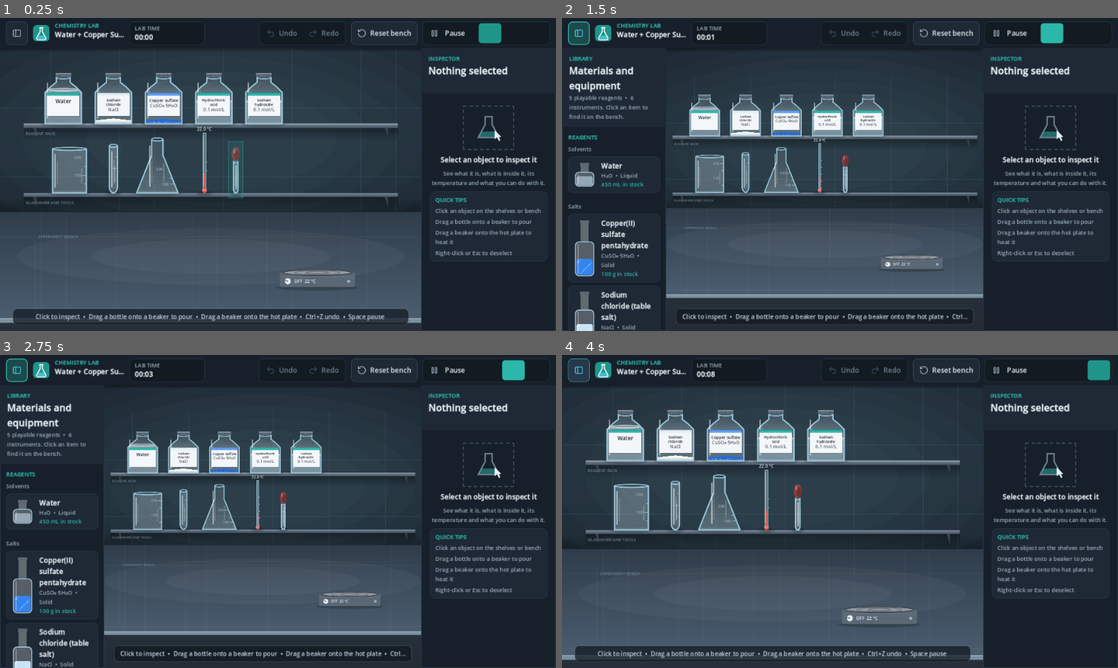
Above: before the commit, frames 1-4 (two rows, left to right).
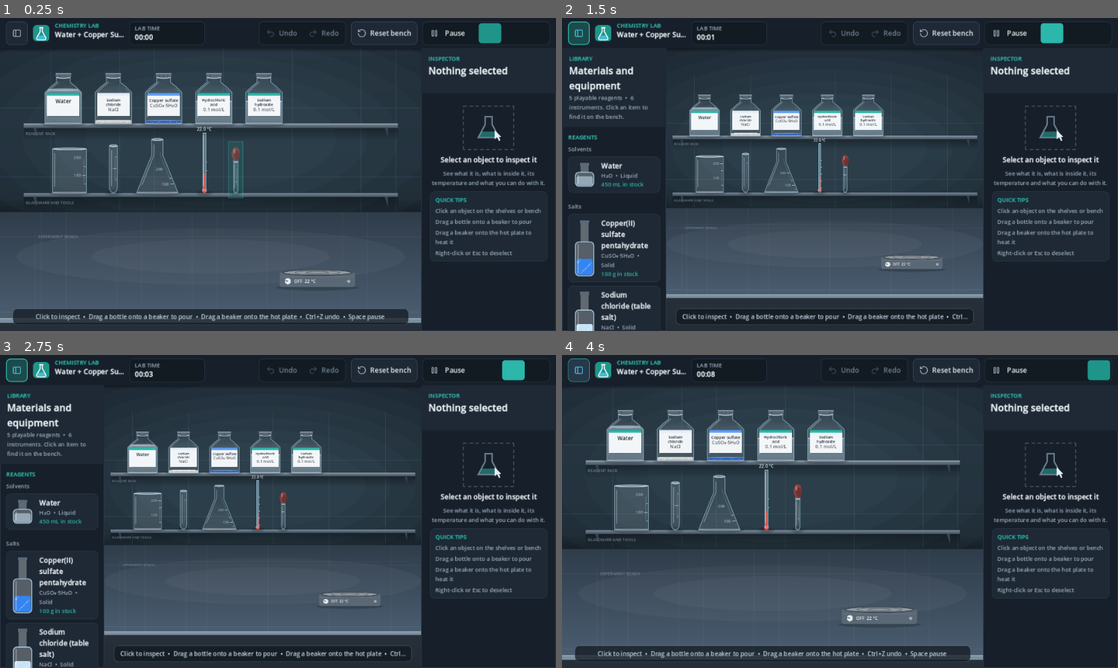
Above: after the commit, the same moments.

Repository: KareemMohammadeen/chemistry-lab-2d
Game: Godot game, scene res://scenes/main.tscn
Two runs of this game, one before a commit and one after it. Both use one fixed random seed, a clock stepped at 60 frames per second and the inputs below.
Inputs (mouse positions are in pixels of both pictures, inside the frame that each line leads up to):
- Up to frame 1 (0.25 s): no input
- Up to frame 2 (1.5 s): click (578, 33) at 0.5 s; click (1051, 33) at 1.27 s
- Up to frame 3 (2.75 s): click (511, 370) at 2.02 s
- Up to frame 4 (4 s): click (1101, 370) at 2.77 s; click (578, 370) at 3.5 s

The runs differ from the first frame. In frame 1, 2.2% of the frame differs, in the area x 7-51%, y 18-57%; in frame 2, 1.4%; in frame 3, 1.4%; in frame 4, 2.2%.

Commit message:
Redesign vessel glass and contents rendering

Diff:
--- a/scripts/ui/equipment_view.gd
+++ b/scripts/ui/equipment_view.gd
@@ -322,26 +322,110 @@
 		_draw_steam(vessel.temperature_c, top)
 
 
-## Glass is denser toward its edges, clearer in the middle.
+## The body is almost clear in the centre and gains a restrained cool tint near the walls.
+## This keeps the liquid readable without turning every vessel into an opaque cartoon prop.
 func _glass_colors(polygon: PackedVector2Array) -> PackedColorArray:
 	var widest := maxf(VesselGeometry.max_half_width(_profile), 1.0)
+	var top := maxf(VesselGeometry.top_height(_profile), 1.0)
 	var colors := PackedColorArray()
 	for point in polygon:
-		colors.append(Color(GLASS_TINT, lerpf(0.07, 0.28, clampf(absf(point.x) / widest, 0.0, 1.0))))
+		var edge := clampf(absf(point.x) / widest, 0.0, 1.0)
+		var vertical := clampf(absf(point.y) / top, 0.0, 1.0)
+		var alpha := 0.035 + pow(edge, 1.6) * 0.105 + vertical * 0.018
+		colors.append(Color(GLASS_TINT, alpha))
 	return colors
 
 
+## A narrow ribbon follows the vessel profile instead of using a fixed X coordinate.
+## Every generated point is inset from the actual wall, so reflections cannot stick out
+## of a tapered neck or a narrow test tube.
+func _wall_ribbon(top: float, from_fraction: float, to_fraction: float, side: float,
+		inset: float, ribbon_width: float) -> PackedVector2Array:
+	var outside := PackedVector2Array()
+	var inside := PackedVector2Array()
+	if top <= 0.0 or to_fraction <= from_fraction or side == 0.0:
+		return PackedVector2Array()
+	const SAMPLES := 14
+	for index in range(SAMPLES + 1):
+		var fraction := lerpf(from_fraction, to_fraction, float(index) / float(SAMPLES))
+		var height := top * fraction
+		var half_width_at_height := VesselGeometry.half_width_at(_profile, height)
+		if half_width_at_height <= inset + ribbon_width + 0.75:
+			return PackedVector2Array()
+		var edge_x := side * (half_width_at_height - inset)
+		outside.append(Vector2(edge_x, -height))
+		inside.append(Vector2(edge_x - side * ribbon_width, -height))
+	var polygon := outside
+	for index in range(inside.size() - 1, -1, -1):
+		polygon.append(inside[index])
+	return polygon
+
+
+## Fine edge highlights sample the real profile at every point. The inset is always
+## larger than half the stroke width, keeping the stroke inside the glass silhouette.
+func _wall_reflection_line(top: float, from_fraction: float, to_fraction: float,
+		side: float, inset: float) -> PackedVector2Array:
+	var points := PackedVector2Array()
+	if top <= 0.0 or to_fraction <= from_fraction:
+		return points
+	const SAMPLES := 18
+	for index in range(SAMPLES + 1):
+		var fraction := lerpf(from_fraction, to_fraction, float(index) / float(SAMPLES))
+		var height := top * fraction
+		var half_width_at_height := VesselGeometry.half_width_at(_profile, height)
+		if half_width_at_height <= inset + 0.8:
+			return PackedVector2Array()
+		points.append(Vector2(side * (half_width_at_height - inset), -height))
+	return points
+
+
 func _draw_glass_details(top: float) -> void:
-	var wall := float(_equipment.visual.get("wall_px", 3.0))
-	draw_polygon(VesselGeometry.slice_polygon(_profile, 0.0, 6.0), _uniform_colors(VesselGeometry.slice_polygon(_profile, 0.0, 6.0), Color(LabColors.GLASS_EDGE, 0.22)))
-	draw_polyline(VesselGeometry.wall_polyline(_profile), LabColors.GLASS_EDGE, wall, true)
-	var rim_width := VesselGeometry.half_width_at(_profile, top)
-	var rim := _ellipse(Vector2(0.0, -top), rim_width, RIM_HEIGHT)
-	draw_polyline(_closed(rim), LabColors.GLASS_EDGE, 2.0, true)
-	var inset := VesselGeometry.half_width_at(_profile, top * 0.5) - wall - 5.0
-	draw_line(Vector2(-inset, -top * 0.12), Vector2(-inset, -top * 0.88), Color(1.0, 1.0, 1.0, 0.55), 3.0, true)
-	draw_line(Vector2(-inset + 7.0, -top * 0.2), Vector2(-inset + 7.0, -top * 0.7), Color(1.0, 1.0, 1.0, 0.2), 2.0, true)
-	draw_line(Vector2(inset * 0.85, -top * 0.22), Vector2(inset * 0.85, -top * 0.55), Color(1.0, 1.0, 1.0, 0.25), 2.0, true)
+	if top <= 0.0:
+		return
+	var maximum_width := VesselGeometry.max_half_width(_profile)
+	var wall := clampf(float(_equipment.visual.get("wall_px", 2.0)), 1.0, 2.0)
+
+	# A quiet foot tint adds thickness to the base without creating an opaque bottom bar.
+	var foot_height := minf(5.0, maxf(top * 0.045, 1.5))
+	var foot := VesselGeometry.slice_polygon(_profile, 0.0, foot_height)
+	draw_polygon(foot, _uniform_colors(foot, Color(GLASS_TINT, 0.12)))
+
+	# The silhouette uses a soft cool edge, followed by a finer inner highlight.
+	var wall_line := VesselGeometry.wall_polyline(_profile)
+	draw_polyline(wall_line, Color(0.30, 0.48, 0.58, 0.58), wall, true)
+	draw_polyline(wall_line, Color(0.92, 0.98, 1.0, 0.38), 0.75, true)
+
+	# The opening is a shallow glass lip with a second inset ellipse, not a thick cartoon ring.
+	var rim_width := maxf(VesselGeometry.half_width_at(_profile, top) - 1.0, 0.5)
+	var outer_rim := _ellipse(Vector2(0.0, -top), rim_width, RIM_HEIGHT * 0.62)
+	draw_colored_polygon(outer_rim, Color(GLASS_TINT, 0.08))
+	draw_polyline(_closed(outer_rim), Color(0.78, 0.91, 0.98, 0.72), 1.35, true)
+	var inner_rim := _ellipse(Vector2(0.0, -top + 0.7),
+		maxf(rim_width - maxf(wall * 1.35, 1.5), 0.5), RIM_HEIGHT * 0.28)
+	draw_polyline(_closed(inner_rim), Color(1.0, 1.0, 1.0, 0.34), 0.75, true)
+
+	# Side refractions adapt to narrow tubes, wide beakers and the tapered flask shoulder.
+	var inset := 1.9 if maximum_width < 12.0 else 4.2
+	var ribbon_width := 0.85 if maximum_width < 12.0 else 2.2
+	var left_ribbon := _wall_ribbon(top, 0.13, 0.91, -1.0, inset, ribbon_width)
+	if not left_ribbon.is_empty():
+		draw_colored_polygon(left_ribbon, Color(1.0, 1.0, 1.0, 0.075 if maximum_width < 12.0 else 0.095))
+	var right_ribbon := _wall_ribbon(top, 0.20, 0.79, 1.0, inset + 1.8, ribbon_width * 0.62)
+	if not right_ribbon.is_empty():
+		draw_colored_polygon(right_ribbon, Color(1.0, 1.0, 1.0, 0.035))
+
+	var left_edge := _wall_reflection_line(top, 0.15, 0.90, -1.0, inset + ribbon_width + 0.9)
+	if not left_edge.is_empty():
+		draw_polyline(left_edge, Color(1.0, 1.0, 1.0, 0.32), 1.05, true)
+	var secondary_edge := _wall_reflection_line(top, 0.24, 0.76, 1.0, inset + ribbon_width + 2.0)
+	if not secondary_edge.is_empty():
+		draw_polyline(secondary_edge, Color(1.0, 1.0, 1.0, 0.16), 0.75, true)
+
+	# A small base caustic is only drawn when the vessel is wide enough to contain it.
+	var base_width := VesselGeometry.half_width_at(_profile, 0.0)
+	if base_width > 5.0:
+		var base_glint := _ellipse(Vector2(0.0, -1.8), base_width - 3.0, 1.35)
+		draw_polyline(_closed(base_glint), Color(1.0, 1.0, 1.0, 0.22), 0.8, true)
 
 
 func _uniform_colors(polygon: PackedVector2Array, color: Color) -> PackedColorArray:
@@ -361,16 +445,38 @@
 
 
 func _draw_liquid(level_height: float, vessel: VesselState, heat: float) -> void:
+	if level_height <= 0.5:
+		return
 	var body := VesselGeometry.slice_polygon(_profile, 0.0, level_height)
-	var deep := _shown_color.darkened(0.16)
-	var light := _shown_color.lightened(0.1)
+	var deep := _shown_color.darkened(0.22)
+	var light := _shown_color.lightened(0.08)
 	var colors := PackedColorArray()
 	for point in body:
-		colors.append(deep.lerp(light, clampf(-point.y / level_height, 0.0, 1.0)))
+		var vertical := clampf(-point.y / maxf(level_height, 0.01), 0.0, 1.0)
+		colors.append(deep.lerp(light, vertical))
 	draw_polygon(body, colors)
-	var surface_width := VesselGeometry.half_width_at(_profile, level_height)
-	draw_colored_polygon(_ellipse(Vector2(0.0, -level_height), surface_width, RIM_HEIGHT * 0.9), Color(light, minf(_shown_color.a, 0.75)).lightened(0.12))
-	draw_polyline(_closed(_ellipse(Vector2(0.0, -level_height), surface_width, RIM_HEIGHT * 0.9)), Color(1.0, 1.0, 1.0, 0.5), 1.5, true)
+
+	# A restrained meniscus and inner contour make the liquid read as a volume inside glass.
+	var surface_width := maxf(VesselGeometry.half_width_at(_profile, level_height) - 1.1, 0.5)
+	var surface_height := RIM_HEIGHT * 0.58
+	var surface := _ellipse(Vector2(0.0, -level_height), surface_width, surface_height)
+	draw_colored_polygon(surface, Color(light, minf(maxf(_shown_color.a, 0.18), 0.48)))
+	draw_polyline(_closed(surface), Color(1.0, 1.0, 1.0, 0.38), 1.0, true)
+	var inner_surface := _ellipse(Vector2(0.0, -level_height + 0.45),
+		surface_width * 0.78, surface_height * 0.34)
+	draw_polyline(_closed(inner_surface), Color(deep, 0.34), 0.75, true)
+
+	# Reflections on the liquid stay inside the liquid boundary and follow tapered walls.
+	var maximum_width := VesselGeometry.max_half_width(_profile)
+	var inset := 1.4 if maximum_width < 12.0 else 4.4
+	var band_width := 0.65 if maximum_width < 12.0 else 1.1
+	var left_reflection := _wall_ribbon(level_height, 0.30, 0.88, -1.0, inset, band_width)
+	if not left_reflection.is_empty():
+		draw_colored_polygon(left_reflection, Color(1.0, 1.0, 1.0, 0.105))
+	var right_reflection := _wall_ribbon(level_height, 0.38, 0.82, 1.0, inset + 1.2, band_width * 0.55)
+	if not right_reflection.is_empty():
+		draw_colored_polygon(right_reflection, Color(1.0, 1.0, 1.0, 0.045))
+
 	if heat > 0.05:
 		_draw_convection(level_height, heat)
 	if HeatSystem.is_boiling(vessel, _sim.database):
@@ -392,31 +498,72 @@
 func _draw_bubbles(level_height: float) -> void:
 	var time_s := _seconds()
 	for index in range(BUBBLE_COUNT * 2):
-		var phase := fmod(time_s * 0.9 + float(index) * 0.31, 1.0)
-		var bubble_height := phase * level_height
-		var width := VesselGeometry.half_width_at(_profile, bubble_height) * 0.78
-		var x := sin(float(index) * 2.3 + time_s * 1.3) * width
-		var radius := 2.0 + float(index % 3)
-		draw_circle(Vector2(x, -bubble_height), radius, Color(1.0, 1.0, 1.0, 0.18))
-		draw_arc(Vector2(x, -bubble_height), radius, 0.0, TAU, 12, Color(1.0, 1.0, 1.0, 0.6), 1.0, true)
+		var phase := fposmod(time_s * 0.9 + float(index) * 0.31, 1.0)
+		var approximate_width := VesselGeometry.half_width_at(_profile, level_height * 0.5)
+		var radius := minf(2.0 + float(index % 3), maxf(approximate_width - 1.0, 1.0))
+		var usable_height := maxf(level_height - radius * 2.0 - 2.0, 0.0)
+		var bubble_height := radius + 1.0 + phase * usable_height
+		var local_width := VesselGeometry.half_width_at(_profile, bubble_height)
+		var horizontal_limit := maxf(local_width - radius - 1.0, 0.0)
+		var x := sin(float(index) * 2.3 + time_s * 1.3) * horizontal_limit * 0.62
+		var centre := Vector2(x, -bubble_height)
+		draw_circle(centre, radius, Color(1.0, 1.0, 1.0, 0.14))
+		draw_arc(centre, radius, 0.0, TAU, 12, Color(1.0, 1.0, 1.0, 0.54), 0.9, true)
 
 
 func _draw_solid(vessel: VesselState) -> void:
-	var fraction := _shown_solid_ml / maxf(vessel.capacity_ml, 1.0)
+	var fraction := clampf(_shown_solid_ml / maxf(vessel.capacity_ml, 1.0), 0.0, 0.94)
+	if fraction <= 0.0:
+		return
 	var solid_height := maxf(VesselGeometry.height_for_fraction(_profile, fraction), 2.0)
 	var body := VesselGeometry.slice_polygon(_profile, 0.0, solid_height)
+	var bed_deep := last_solid_color.darkened(0.34)
+	var bed_light := last_solid_color.darkened(0.08)
 	var colors := PackedColorArray()
 	for point in body:
-		colors.append(last_solid_color.darkened(0.2).lerp(last_solid_color, clampf(-point.y / solid_height, 0.0, 1.0)))
+		var vertical := clampf(-point.y / maxf(solid_height, 0.01), 0.0, 1.0)
+		colors.append(bed_deep.lerp(bed_light, vertical))
 	draw_polygon(body, colors)
-	var peak_width := VesselGeometry.half_width_at(_profile, solid_height)
-	draw_colored_polygon(PackedVector2Array([
-		Vector2(-peak_width, -solid_height), Vector2(0.0, -solid_height - 6.0), Vector2(peak_width, -solid_height)]),
-		last_solid_color)
-	for index in range(SPECKLE_COUNT):
-		var y := solid_height * _hash01(index, 78.233) * 0.9 + 1.0
-		var x := (_hash01(index, 12.9898) * 2.0 - 1.0) * VesselGeometry.half_width_at(_profile, y) * 0.85
-		draw_rect(Rect2(x, -y, 3.0, 3.0), Color(1.0, 1.0, 1.0, 0.35))
+
+	# Draw the top of the settled bed inside the current vessel width.
+	var bed_half_width := maxf(VesselGeometry.half_width_at(_profile, solid_height) - 1.0, 0.5)
+	var bed_surface := _ellipse(Vector2(0.0, -solid_height + 0.35), bed_half_width, 1.15)
+	draw_colored_polygon(bed_surface, Color(last_solid_color.lightened(0.08), 0.82))
+	draw_polyline(_closed(bed_surface), Color(1.0, 1.0, 1.0, 0.22), 0.7, true)
+
+	# Keep different solids visually distinct. Grain positions are deterministic and bounded
+	# by the vessel profile, while their actual amounts remain owned by VesselState.
+	var chemical_ids: Array = vessel.solids.keys()
+	chemical_ids.sort()
+	var total_mass := 0.0
+	for chemical_id in chemical_ids:
+		total_mass += maxf(float(vessel.solids[chemical_id]), 0.0)
+	if total_mass <= 0.0:
+		return
+
+	for chemical_index in range(chemical_ids.size()):
+		var chemical_id := str(chemical_ids[chemical_index])
+		var chemical := _sim.database.get_chemical(chemical_id)
+		var grain_color := last_solid_color if chemical == null else chemical.color
+		grain_color = Color(grain_color.r, grain_color.g, grain_color.b, 1.0)
+		var share := maxf(float(vessel.solids[chemical_id]), 0.0) / total_mass
+		var grain_count := clampi(int(round(5.0 + 20.0 * share)), 5, 24)
+		var seed_value := float(chemical_index + 1) * 7919.0
+		for index in range(grain_count):
+			var y := solid_height * (0.12 + _hash01(index, seed_value + 78.233) * 0.74) + 0.5
+			var local_half_width := VesselGeometry.half_width_at(_profile, y)
+			var radius := 1.0 + _hash01(index, seed_value + 4.17) * 1.35
+			var horizontal_limit := maxf(local_half_width - radius - 1.2, 0.0)
+			var x := (_hash01(index, seed_value + 12.9898) * 2.0 - 1.0) * horizontal_limit
+			var grain := PackedVector2Array([
+				Vector2(x - radius, -y),
+				Vector2(x, -y - radius * 0.82),
+				Vector2(x + radius, -y),
+				Vector2(x, -y + radius * 0.62)
+			])
+			draw_colored_polygon(grain, grain_color.darkened(0.10))
+			draw_line(Vector2(x - radius * 0.35, -y - radius * 0.12),
+				Vector2(x, -y - radius * 0.68), Color(1.0, 1.0, 1.0, 0.34), 0.65, true)
 
 
 ## Heat shimmer and steam above the rim of a hot vessel.
